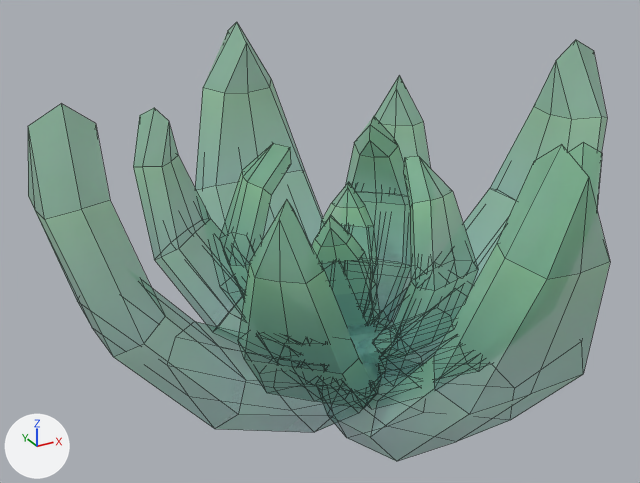
What one commit did to the FBX model Assets/Models/Tiny Treats plants/succulent_D.fbx.
The view is the same before and after, from a camera (50 mm lens) standing at (-0.386, -0.639, 0.506) and looking at (-0.026, 0.016, 0.179). Every picture has the same lights, and +X, +Y and +Z are marked at lower left. Mesh edges are drawn as thin lines. Objects named as collision shapes, trigger or cutter boxes, shadow casters or lower levels of detail are left out. Where no turn or scale is listed for an object, it has been applied to the vertices.

Names of what the first picture shows: 'succulent_D'.
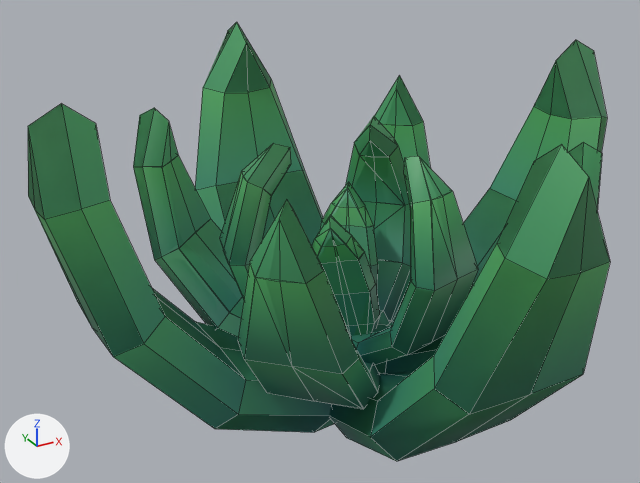
Where the change shows, as pixel boxes [x1, y1, x2, y2] in the pictures (640 x 483 px):
```json
{"object": "succulent_D", "change": "surface changed", "before": [28, 22, 610, 461], "after": [28, 22, 610, 461]}
{"object": "succulent_D_LOD1", "change": "added", "after": [28, 22, 607, 461], "on screen": "green"}
```

Scene script edits in JSON lines:
```json
{"op": "set", "path": "img_tiny_treats_texture_1_png", "old": "load_image('tiny_treats_texture_1.png', 'tiny_treats_texture_1.png', 1024, 1024, 'Non-Color')", "new": "load_image('tiny_treats_texture_1.png', 'tiny_treats_texture_1.png', 1024, 1024, 'sRGB')"}
{"op": "remove", "block": "mat_tiny_treats_1", "code": "n3 = _N.new('ShaderNodeTexImage'); n3.name = 'Image Texture.001'"}
{"op": "remove", "block": "mat_tiny_treats_1", "code": "n3.image = img_tiny_treats_texture_1_png"}
{"block": "mat_tiny_treats_1", "where": "n0 = _N.new('ShaderNodeBsdfPrincipled'); n0.name = 'Principled BSDF'"}
{"op": "remove", "block": "mat_tiny_treats_1", "code": "_L.new(n3.outputs[0], n0.inputs[4])  # 'Color' to 'Alpha'"}
{"block": "mat_tiny_treats_1", "where": "n2 = _N.new('ShaderNodeTexImage'); n2.name = 'Image Texture'"}
{"op": "add", "block": "mat_tiny_treats_1", "code": "_L.new(n2.outputs[1], n0.inputs[4])  # 'Alpha' to 'Alpha'"}
{"op": "add", "block": "me_succulent_d_001", "code": ["me_succulent_d_001 = bpy.data.meshes.new('succulent_D.001')", "me_succulent_d_001.from_pydata(...)  # 476 vertices, 505 faces; spans x -0.276..0.276, y -0.276..0.276, z 0.01..0.341", "me_succulent_d_001.materials.append(mat_tiny_treats_1)  # picture img_tiny_treats_texture_1_png"]}
{"op": "add", "block": "ob_succulent_d_lod1", "code": ["ob_succulent_d_lod1 = bpy.data.objects.new('succulent_D_LOD1', me_succulent_d_001)", "ob_succulent_d_lod1.location = (0.0, 0.0, 0.0)"]}
```
